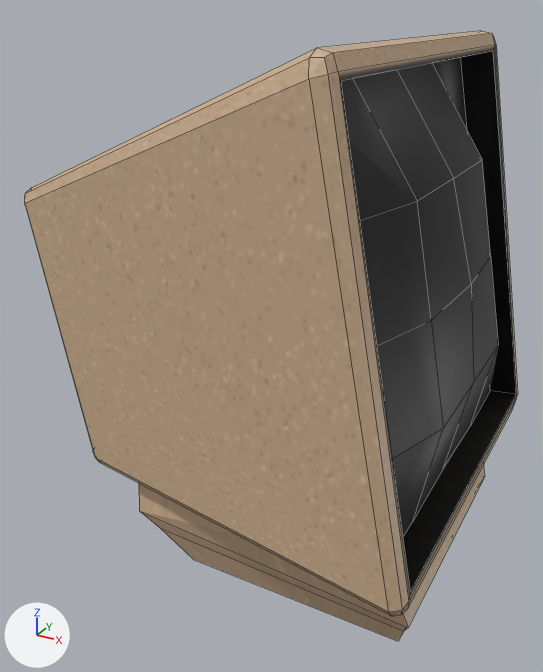
The Blender file Resources/ComputerMonitor.blend, before and after one commit.
Before and after are seen from a camera (50 mm lens) standing at (2.28, -5.13, 2.35) and looking at (-0.46, -0.14, -0.14). The axes (+X, +Y, +Z) are drawn at lower left. The lights are the same throughout. The first picture is the older version. Mesh edges are drawn as thin lines.

The older version as bpy lines, for what is in view:
```python
mat_material = principled_material('Material')
mat_material.texture = img_computer_monitor
me_cube = bpy.data.meshes.new('Cube')
me_cube.from_pydata(...)  # 101 vertices, 93 faces; spans x -1.28..0.79, y -1.05..1.05, z -1.25..1.33
me_cube.materials.append(mat_material)  # picture img_computer_monitor
ob_cube = bpy.data.objects.new('Cube', me_cube)
ob_cube.location = (0.0, 0.0, 0.0)
ob_cube.scale = (1.62, 1.62, 1.62)
```
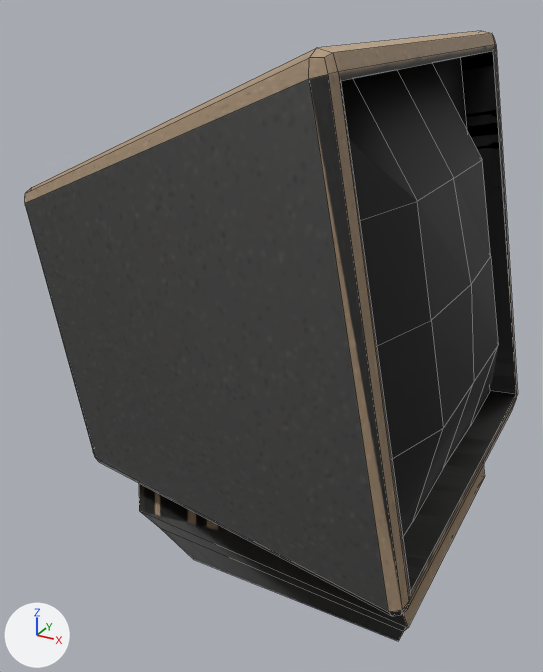
The change, as a diff of the scene's bpy script:
```diff
--- a/Resources/ComputerMonitor.blend.py
+++ b/Resources/ComputerMonitor.blend.py
@@ img_monitornormal_png @@
+img_monitornormal_png = load_image('MonitorNormal.png', 'normals/MonitorNormal.png', 1024, 1024, 'sRGB')
@@ mat_material @@
 n1 = _N.new('ShaderNodeBsdfPrincipled'); n1.name = 'Principled BSDF'
 n2.image = img_computer_monitor
+n3 = _N.new('ShaderNodeTexImage'); n3.name = 'Image Texture.001'
+n3.image = img_monitornormal_png
 _L.new(n1.outputs[0], n0.inputs[0])  # 'BSDF' to 'Surface'
 _L.new(n2.outputs[0], n1.inputs[0])  # 'Color' to 'Base Color'
+_L.new(n3.outputs[0], n1.inputs[5])  # 'Color' to 'Normal'
```

Pixel boxes [x1, y1, x2, y2] of what changed, in the pictures (543 x 672 px):
'Cube', surface changed (brown to black): [25, 32, 517, 641] in both
